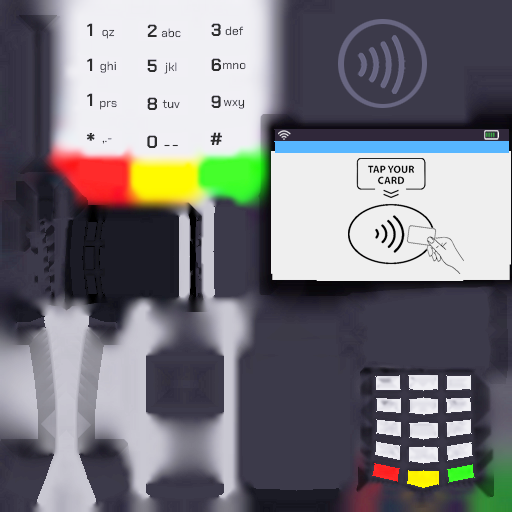
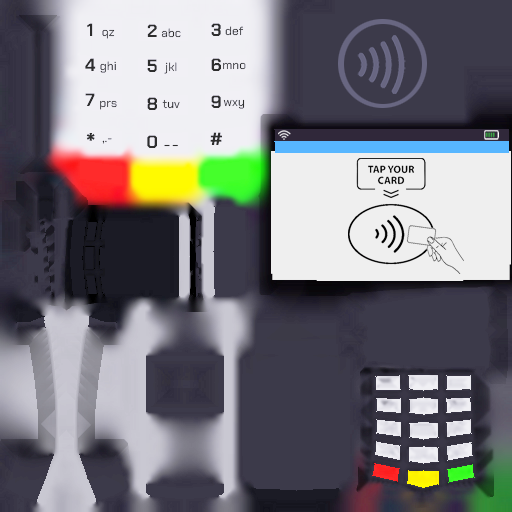
The second (512, 512) image is a revision of the first. Changes to its layers:
renamed "1 copy 2" to "7", painted on it over left=85, top=93, right=95, bottom=106
renamed "1 copy" to "4", painted on it over left=85, top=58, right=96, bottom=71
